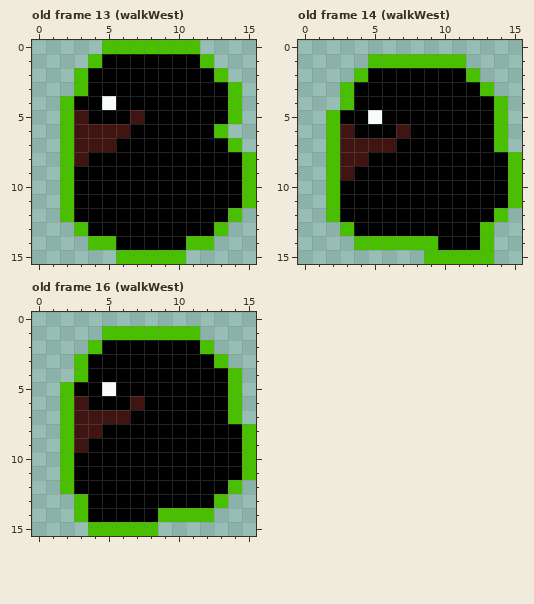
Edited in one commit: pixel-art file (Hero.aseprite). Above, as it was before the edit.
16x16 pixels, 20 frames. Shown: old frame 13 (walkWest), old frame 14 (walkWest), old frame 16 (walkWest). The commit also changed other frames, which this record leaves out.
The result:
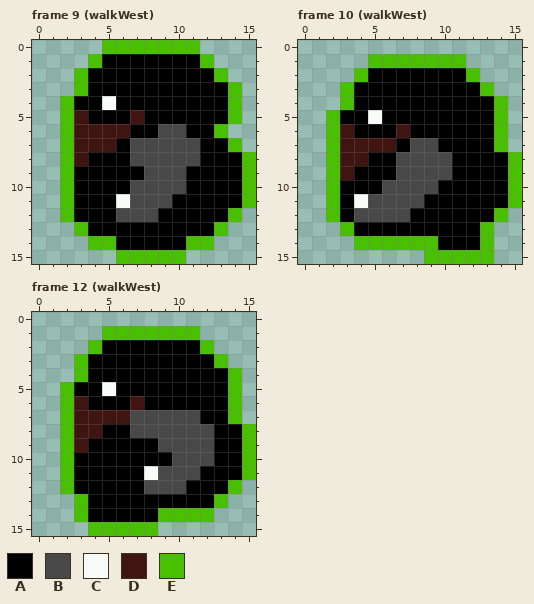
Palette (. is transparent): A #000000  B #484848  C #f8fcf8  D #401410  E #48c000
A new or re-ordered frame is compared with the old frame closest to it.
Author's note on the commit: Adding some state management. Fixing hero sprite arm being backwards
Change:
frames re-ordered
Frame 9 (walkWest) against old frame 13 (walkWest):
y 6: x 9..10 AA -> BB
y 7..8: x 7..11 AAAAA -> BBBBB
y 9: x 8..10 AAA -> BBB
y 10: x 7..10 AAAA -> BBBB
y 11: x 6..9 AAAA -> CBBB
y 12: x 6..8 AAA -> BBB
Frame 10 (walkWest) against old frame 14 (walkWest):
y 7: x 8..9 AA -> BB
y 8..9: x 7..10 AAAA -> BBBB
y 10: x 6..9 AAAA -> BBBB
y 11: x 4..8 AAAAA -> CBBBB
y 12: x 4..7 AAAA -> BBBB
Frame 12 (walkWest) against old frame 16 (walkWest):
y 7: x 7..11 AAAAA -> BBBBB
y 8: x 7..12 AAAAAA -> BBBBBB
y 9: x 9..12 AAAA -> BBBB
y 10: x 10..12 AAA -> BBB
y 11: x 8..11 AAAA -> CBBB
y 12: x 8..10 AAA -> BBB
